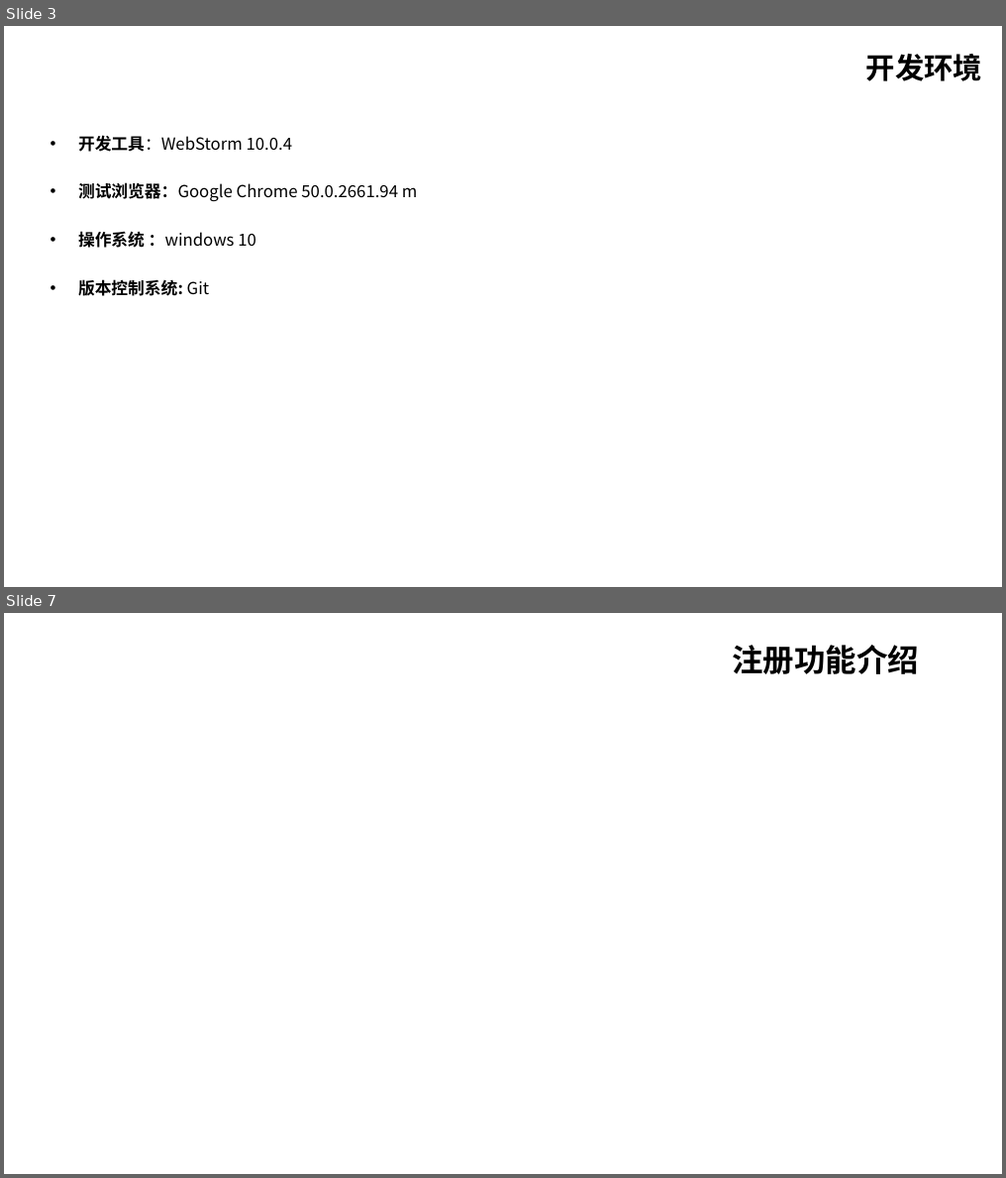
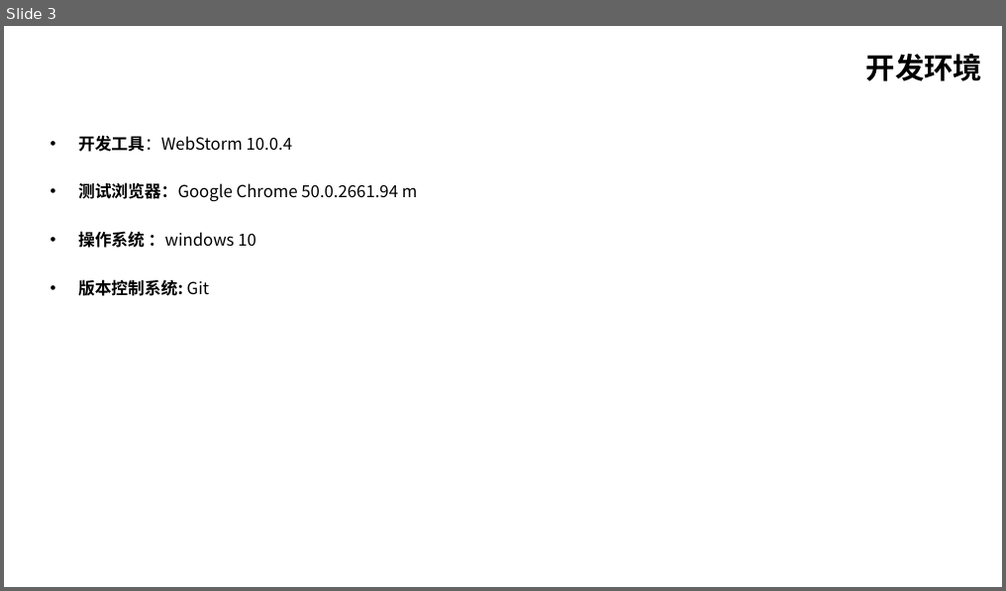
Before and after one commit to huiyaoren/CYMOOC, a slide deck: doc/传一在线教育网站.ppt. Shown one above the other, each under a label of ours: slides 3 and 7 before the commit, slide 3 after it; the slides between them are not shown. The pictures are 1006x1178 and 1006x591 pixels, drawn with LibreOffice and Linux fonts; fonts in the diff are those of the drawing. Boxes give left, top, right and bottom in pixels: in the first picture for what was removed or moved away, otherwise in the second. Text is boxed around its words. In the diff, an @@ line names an element or a change of style, - is before the commit and + after.

```diff
--- a/doc/传一在线教育网站.ppt
+++ b/doc/传一在线教育网站.ppt
@@ slide 7 removed at (4,613,1002,1174), background #FFFFFF @@
@@ title removed at (732,645,919,674) @@
-注册功能介绍
```
Also in this commit, not shown: 7 slides changed, 8 slides added, 8 other slides removed, 1 other file.
